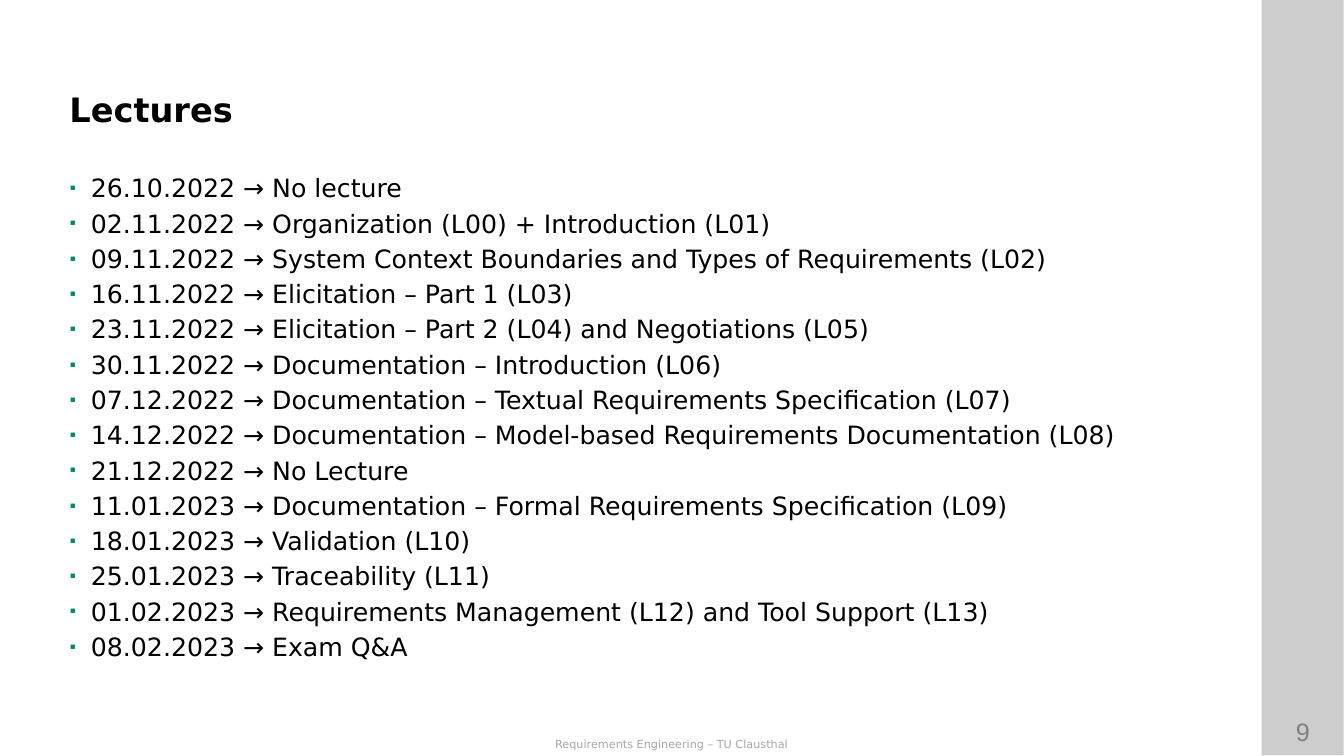
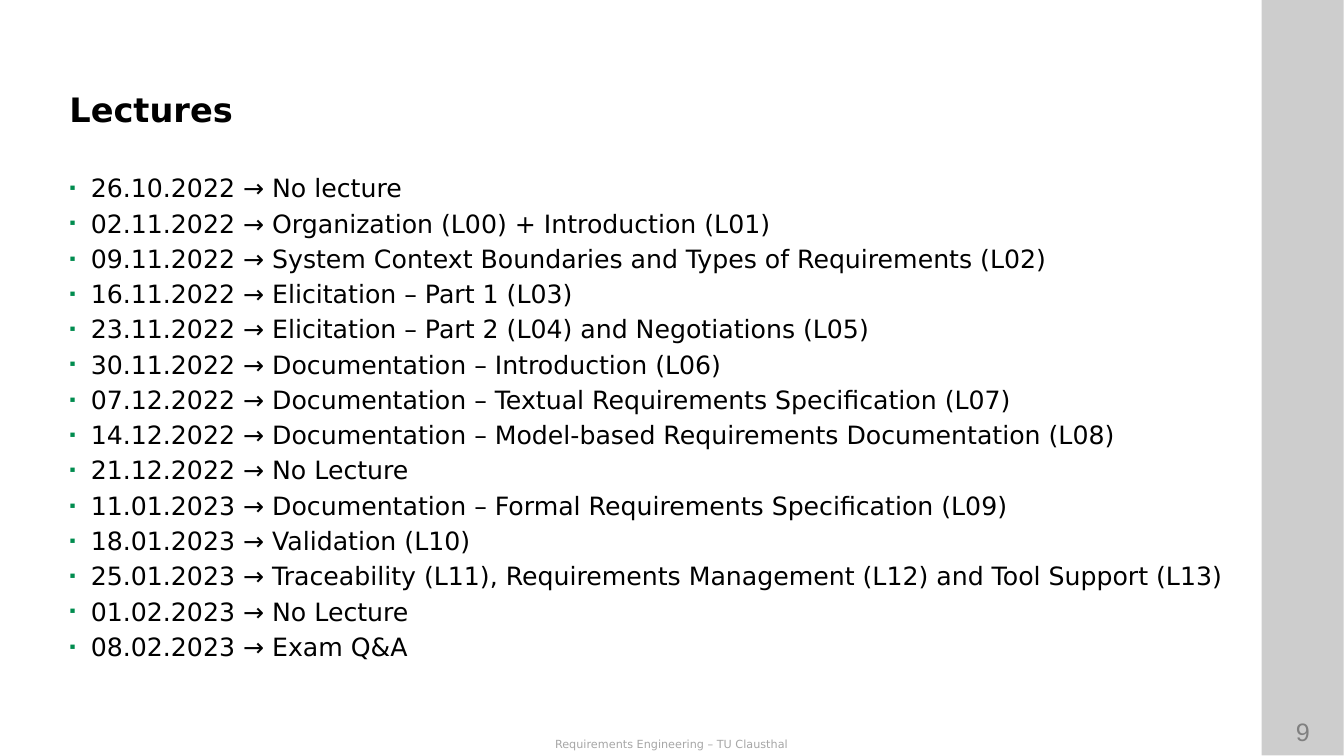
Before and after one commit to ETCE-LAB/teaching-material, a slide deck: slide 9 of Requirements-Engineering/RE-L00-Organization.pptx. Drawn at 1344x756 pixels with LibreOffice and Linux fonts; fonts in the diff are those of the drawing; background and template pictures are left out. Boxes give left, top, right and bottom in pixels: in the first picture for what was removed or moved away, otherwise in the second. Text is boxed around its words. In the diff, an @@ line names an element or a change of style, - is before the commit and + after.

```diff
--- a/Requirements-Engineering/RE-L00-Organization.pptx
+++ b/Requirements-Engineering/RE-L00-Organization.pptx
@@ text at [91, 566, 1222, 622]: text changed @@
-◾ 25.01.2023 → Traceability (L11)
-◾ 01.02.2023 → Requirements Management (L12) and Tool Support (L13)
+◾ 25.01.2023 → Traceability (L11), Requirements Management (L12) and Tool Support (L13)
+◾ 01.02.2023 → No Lecture
```
Also in this commit, not shown: 6 other files.
